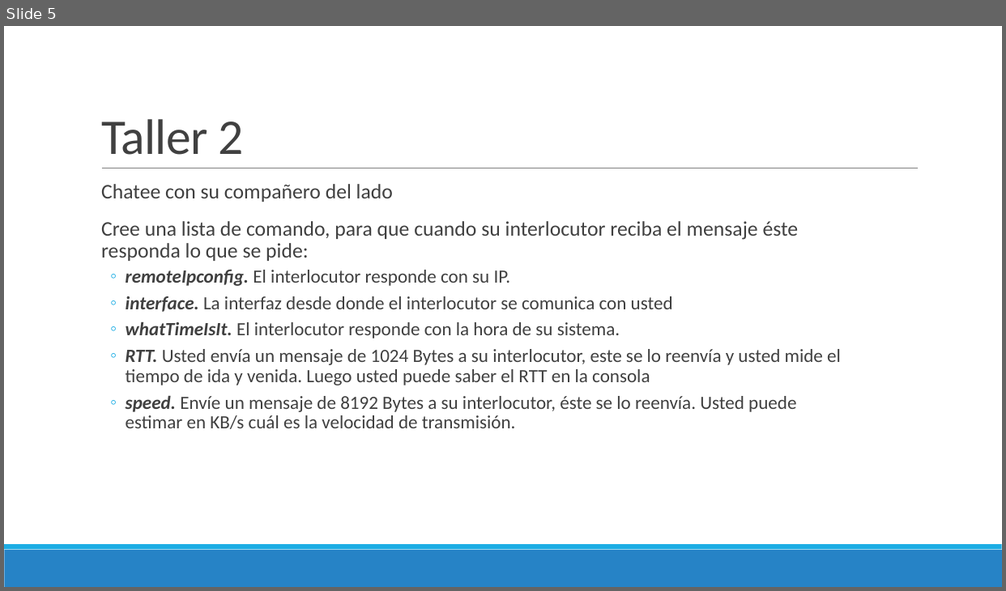
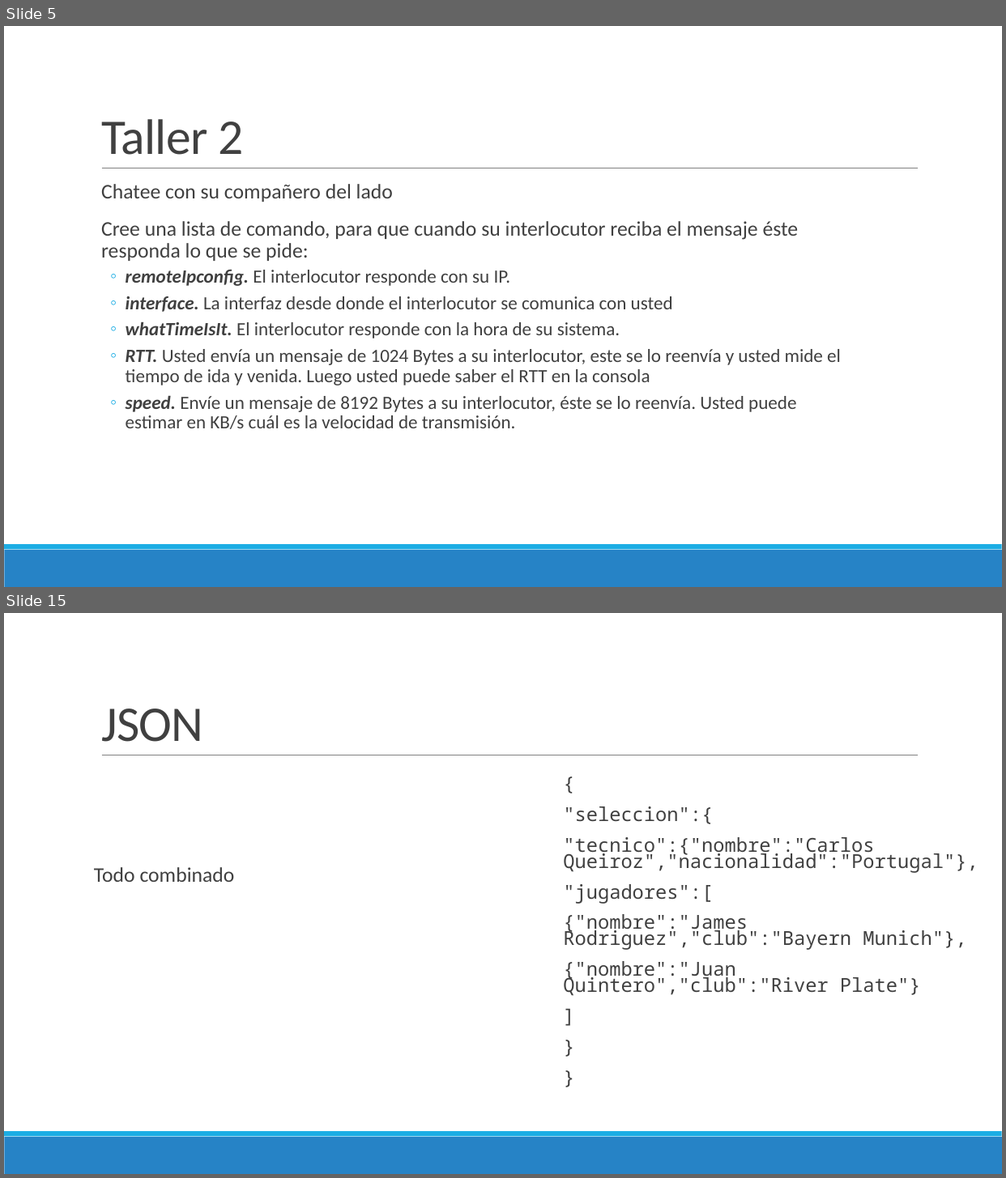
Before and after one commit to Domiciano/ProgramacionEnRed191, a slide deck: Semana 4/Presentación.pptx. Shown one above the other, each under a label of ours: slide 5 before the commit, slides 5 and 15 after it; the slides between them are not shown. The pictures are 1006x591 and 1006x1178 pixels, drawn with LibreOffice and Linux fonts; fonts in the diff are those of the drawing. Boxes give left, top, right and bottom in pixels: in the first picture for what was removed or moved away, otherwise in the second. Text is boxed around its words. In the diff, an @@ line names an element or a change of style, - is before the commit and + after.

```diff
--- a/Semana 4/Presentación.pptx
+++ b/Semana 4/Presentación.pptx
@@ slide 15 added at bbox=[4, 613, 1002, 1174], background #FFFFFF; not listed: 3 template elements that a slide beside it also shows @@
@@ title added at bbox=[101, 709, 204, 742], 48 pt, text #404040 @@
+JSON
@@ text added at bbox=[563, 807, 978, 996], 18.5 pt, text #404040 @@
+  {
+  "seleccion":{
+  "tecnico":{"nombre":"Carlos Queiroz","nacionalidad":"Portugal"},
+  "jugadores":[
+  {"nombre":"James Rodriguez","club":"Bayern Munich"},
+  {"nombre":"Juan Quintero","club":"River Plate"}
+  ]
+  }
+  }
@@ text added at bbox=[94, 867, 235, 882], 20 pt, text #404040 @@
+Todo combinado
```
Also in this commit, not shown: 10 other slides added, 2 other files.
